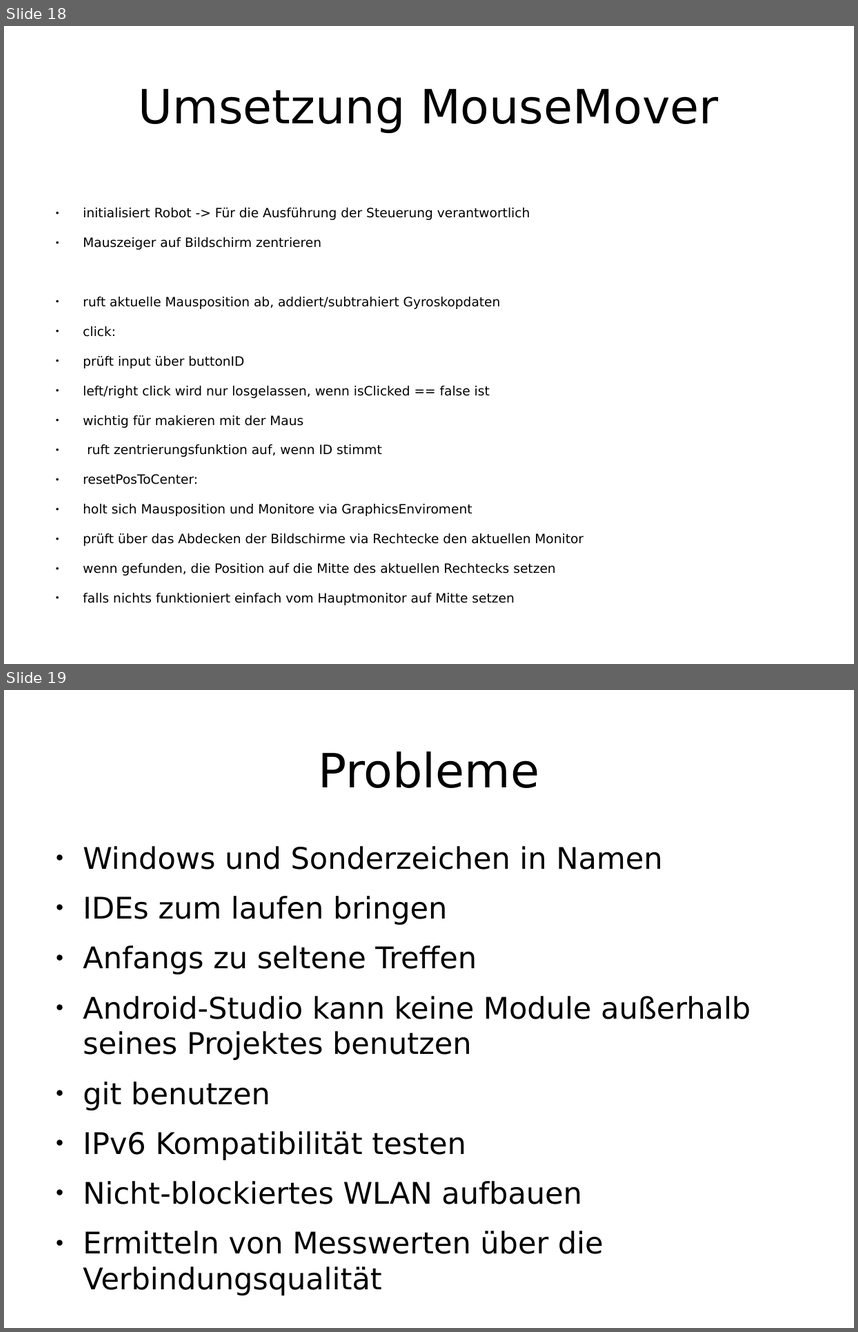
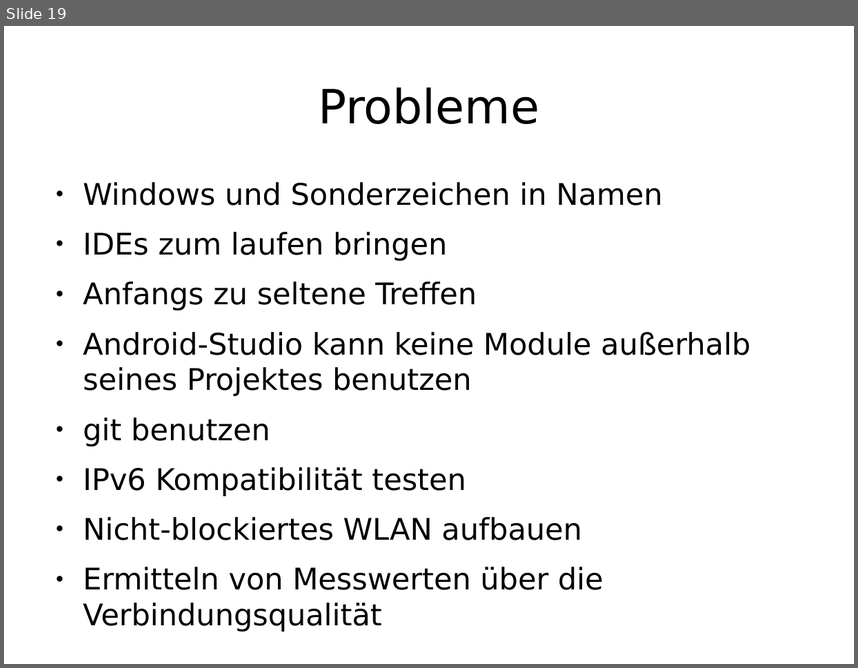
Before and after one commit to enra64/psychic-giggle, a slide deck: zwischenstand anfang dezember.odp. Shown one above the other, each under a label of ours: slides 18 and 19 before the commit, slide 19 after it. The pictures are 858x1332 and 858x668 pixels, drawn with LibreOffice and Linux fonts; fonts in the diff are those of the drawing. Boxes give left, top, right and bottom in pixels: in the first picture for what was removed or moved away, otherwise in the second. Text is boxed around its words. In the diff, an @@ line names an element or a change of style, - is before the commit and + after.

```diff
--- a/zwischenstand anfang dezember.odp
+++ b/zwischenstand anfang dezember.odp
@@ slide 18 removed at [4,26,854,664], background #FFFFFF @@
@@ title removed at [139,89,719,133] @@
-Umsetzung MouseMover
@@ text removed at [83,207,584,605] @@
-● initialisiert Robot -> Für die Ausführung der Steuerung verantwortlich
-● Mauszeiger auf Bildschirm zentrieren
-● ruft aktuelle Mausposition ab, addiert/subtrahiert Gyroskopdaten
-● click:
-● prüft input über buttonID
-● left/right click wird nur losgelassen, wenn isClicked == false ist
-● wichtig für makieren mit der Maus
-● ruft zentrierungsfunktion auf, wenn ID stimmt
-● resetPosToCenter:
-● holt sich Mausposition und Monitore via GraphicsEnviroment
-● prüft über das Abdecken der Bildschirme via Rechtecke den aktuellen Monitor
-● wenn gefunden, die Position auf die Mitte des aktuellen Rechtecks setzen
-● falls nichts funktioniert einfach vom Hauptmonitor auf Mitte setzen
```
Also in this commit, not shown: 3 slides changed, 4 slides added, 3 other slides removed, 17 other files.
